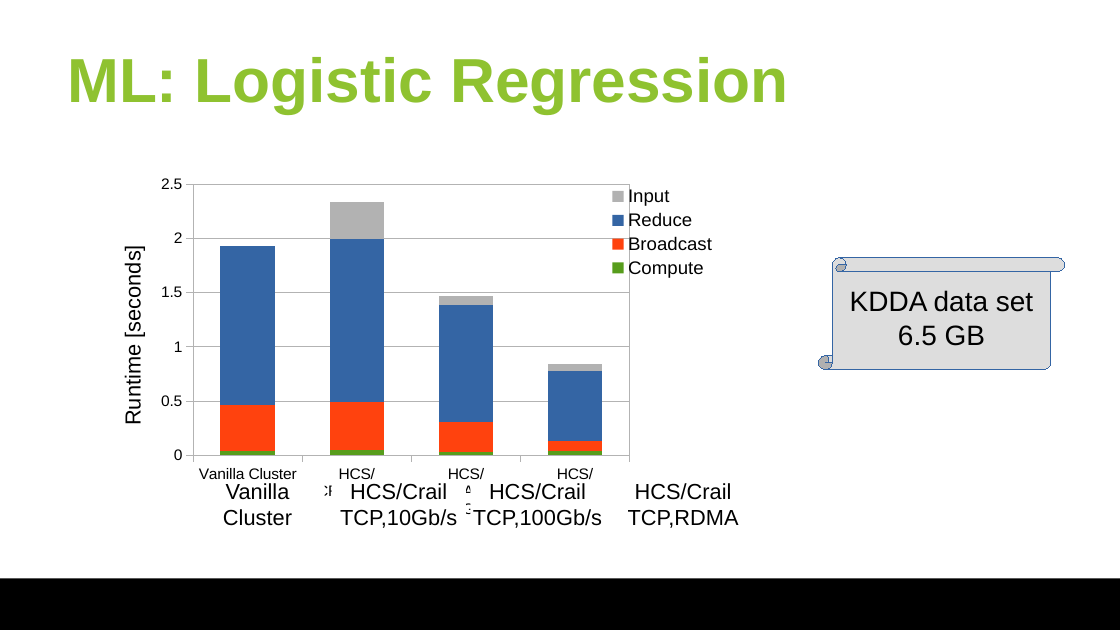
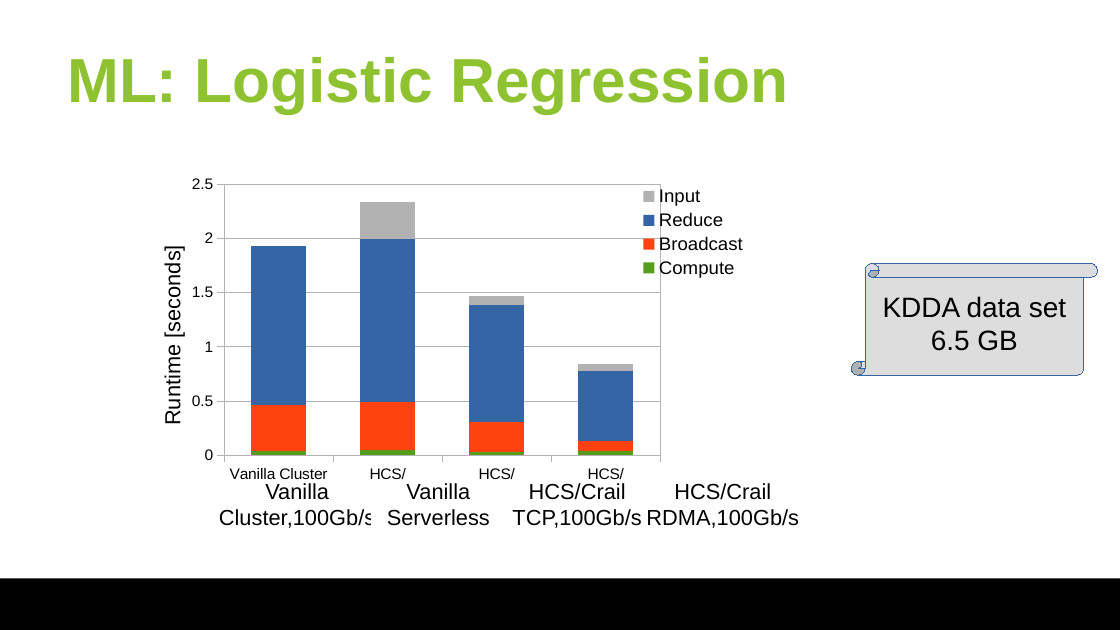
Before and after one commit to huangyibo/spark-summit-18, a slide deck: slide 39 of slides/spark-summit-18.odp. Drawn at 1120x630 pixels with LibreOffice and Linux fonts; fonts in the diff are those of the drawing; background and template pictures are left out. Boxes give left, top, right and bottom in pixels: in the first picture for what was removed or moved away, otherwise in the second. Text is boxed around its words. In the diff, an @@ line names an element or a change of style, - is before the commit and + after.

Commit message:
slides

```diff
--- a/slides/spark-summit-18.odp
+++ b/slides/spark-summit-18.odp
@@ column stacked chart: place and size @@
-column stacked chart at [149, 169, 763, 514]
+column stacked chart at [179, 169, 793, 514]
@@ vertical scroll "KDDA data set": place and size @@
-vertical scroll "KDDA data set" at [819, 258, 1065, 370]
+vertical scroll "KDDA data set" at [851, 263, 1098, 375]
@@ rectangle added at [67, 484, 896, 517], fill #FFFFFF, outline #FFFFFF 0 pt @@
@@ text in rectangle at [219, 509, 375, 528]: text changed @@
-Cluster
+Cluster,100Gb/s
@@ rectangle removed at [332, 482, 466, 526] @@
-HCS/Crail
-TCP,10Gb/s
@@ rectangle added at [371, 482, 505, 526], fill #FFFFFF, 14 pt, text #000000 @@
+Vanilla
+Serverless
@@ 3 rectangles, 1 text: place and size @@
-3 rectangles, 1 text at [121, 254, 739, 528]
+3 rectangles, 1 text at [161, 254, 790, 526]
@@ text in rectangle at [646, 509, 799, 528]: text changed @@
-TCP,RDMA
+RDMA,100Gb/s
```
Also in this commit, not shown: 1 other file.
